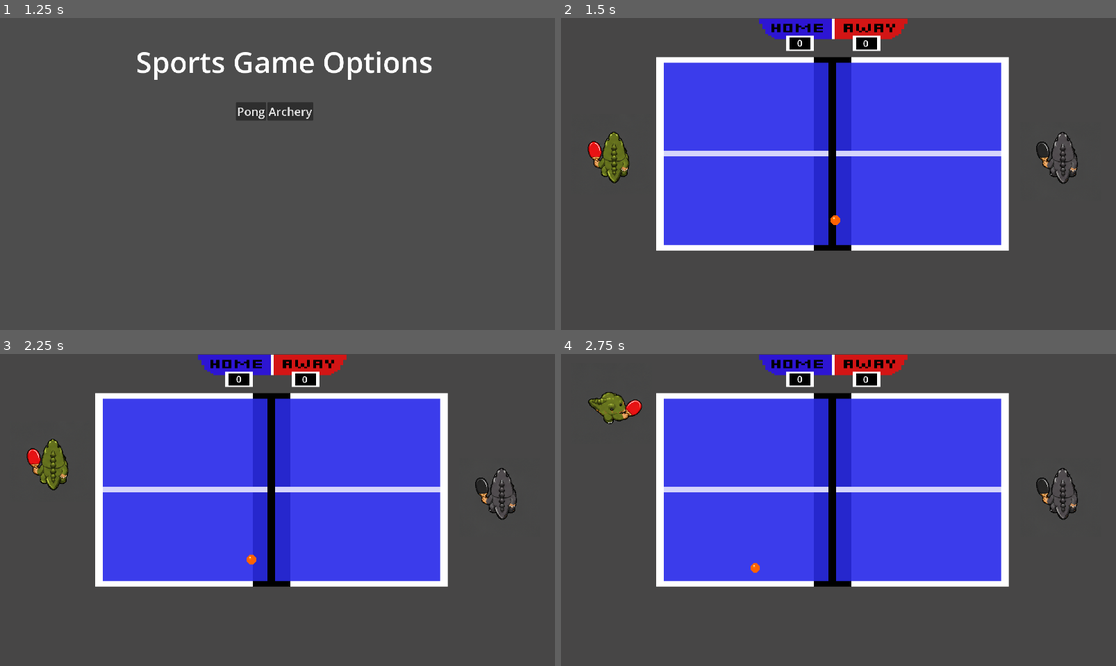
Above: before the commit, frames 1-4 (two rows, left to right).
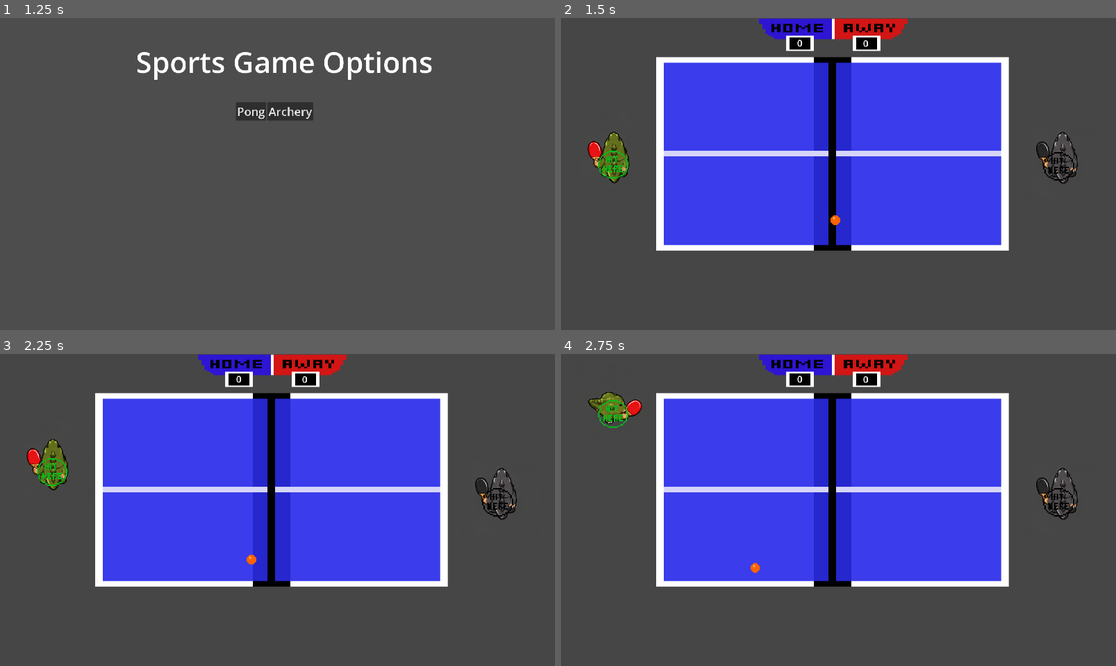
Above: after the commit, the same moments.

Repository: All5LightsAreOnAndWeGoGreenIn2050/thirteendigitech
Game: Godot game, scene res://scenes/main_menu.tscn
Same seed, same stepped clock (60 frames per second), same inputs: the game is played once before the commit and once after it.
Inputs:
- Up to frame 1 (1.25 s): click "Start Game" at 0.5 s
- Up to frame 2 (1.5 s): click "Pong" at 1.25 s
- Up to frame 3 (2.25 s): tap Enter at 2 s; hold W (player1_up) from 2.03 s (still down); hold R (player1_hit) from 2.03 s (still down)
- Up to frame 4 (2.75 s): keep holding W (player1_up); keep holding R (player1_hit)

Frame 1 is identical in both runs. In frame 2, 0.3% of the frame differs, in the area x 6-93%, y 42-53%; in frame 3, 0.3%; in frame 4, 0.3%, in the area x 6-93%, y 14-53%.

Commit message:
temporary bug fixes

Diff:
--- a/sports-game/scenes/opponent.tscn
+++ b/sports-game/scenes/opponent.tscn
@@ -1,6 +1,7 @@
 [gd_scene format=3 uid="uid://1gxyo11xuodt"]
 
 [ext_resource type="Texture2D" uid="uid://o3dy1orhbf3g" path="res://assets/Ping Pong Assets/ppdinosaur.png" id="1_ocjdi"]
+[ext_resource type="Texture2D" uid="uid://bf1fdd6k7jjx0" path="res://assets/Ping Pong Assets/Opponent.png" id="2_ha0xr"]
 
 [sub_resource type="AtlasTexture" id="AtlasTexture_ocjdi"]
 atlas = ExtResource("1_ocjdi")
@@ -72,3 +73,8 @@
 [node name="CollisionShape2D" type="CollisionShape2D" parent="." unique_id=681641107]
 position = Vector2(375, 175)
 shape = SubResource("CircleShape2D_ays1t")
+
+[node name="Opponent" type="Sprite2D" parent="." unique_id=1720502734]
+position = Vector2(367.87503, 208.62497)
+scale = Vector2(4.6989775, 4.7500005)
+texture = ExtResource("2_ha0xr")
--- a/sports-game/scenes/player.tscn
+++ b/sports-game/scenes/player.tscn
@@ -1,6 +1,7 @@
 [gd_scene format=3 uid="uid://cuukrb8gf0rqq"]
 
 [ext_resource type="Texture2D" uid="uid://o3dy1orhbf3g" path="res://assets/Ping Pong Assets/ppdinosaur.png" id="1_3vyb7"]
+[ext_resource type="Texture2D" uid="uid://1fujjcdobl8n" path="res://assets/Ping Pong Assets/Player.png" id="2_g2els"]
 
 [sub_resource type="AtlasTexture" id="AtlasTexture_3vyb7"]
 atlas = ExtResource("1_3vyb7")
@@ -70,3 +71,8 @@
 [node name="CollisionShape2D" type="CollisionShape2D" parent="." unique_id=1573570524]
 position = Vector2(387, 265)
 shape = SubResource("CircleShape2D_3v2ag")
+
+[node name="Player" type="Sprite2D" parent="." unique_id=1784368691]
+position = Vector2(381.00003, 298.5)
+scale = Vector2(4.514813, 4.5918365)
+texture = ExtResource("2_g2els")
Binary file added: sports-game/assets/Ping Pong Assets/Opponent.png
Not shown, added: sports-game/assets/Ping Pong Assets/Opponent.png.import
Binary file added: sports-game/assets/Ping Pong Assets/Player.png
Not shown, added: sports-game/assets/Ping Pong Assets/Player.png.import
